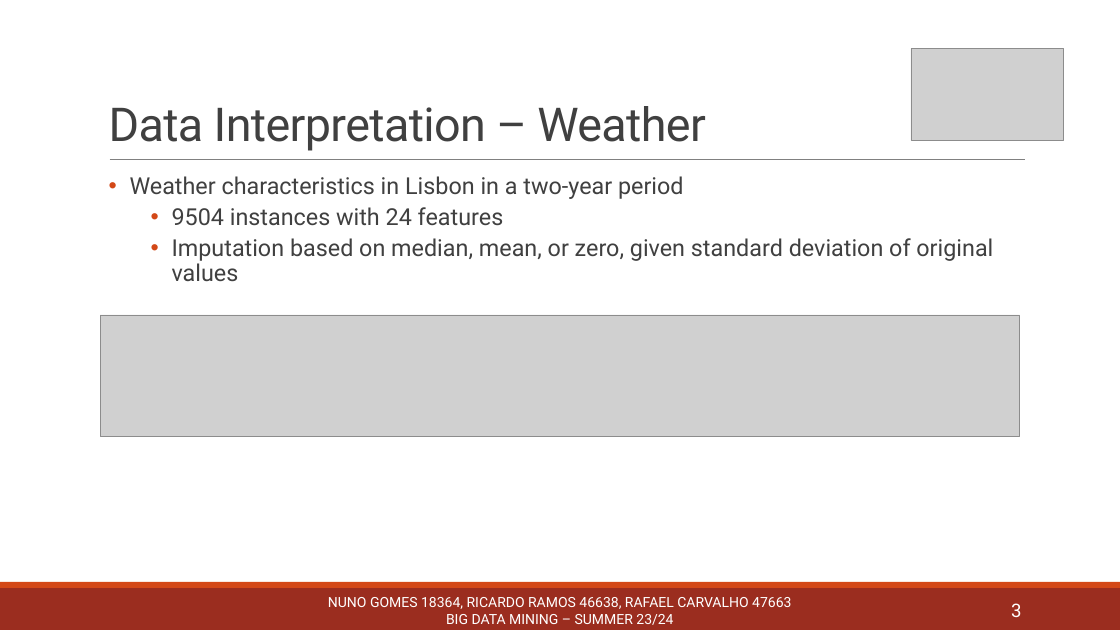
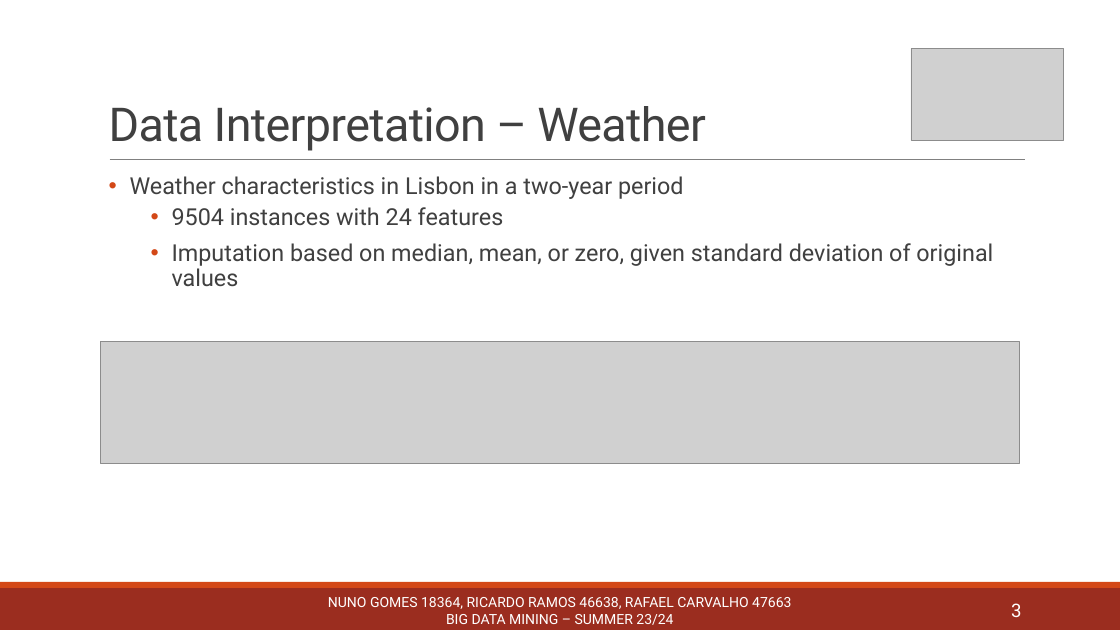
Before and after one commit to rcarvalho16/MDLE-23-24, a slide deck: slide 3 of Trabalho_Pratico/Powerpoint Apresentacao Final.pptx. Drawn at 1120x630 pixels with LibreOffice and Linux fonts; fonts in the diff are those of the drawing; grey boxes stand for pictures. Boxes give left, top, right and bottom in pixels: in the first picture for what was removed or moved away, otherwise in the second. Text is boxed around its words. In the diff, an @@ line names an element or a change of style, - is before the commit and + after.

```diff
--- a/Trabalho_Pratico/Powerpoint Apresentacao Final.pptx
+++ b/Trabalho_Pratico/Powerpoint Apresentacao Final.pptx
@@ text at (172, 238, 993, 281): paragraph removed @@
-  • Imputation based on median, mean, or zero, given standard deviation of original values
@@ text added at (172, 243, 993, 286), 20 pt, text #404040 @@
+  • Imputation based on median, mean, or zero, given standard deviation of original values
@@ picture: place and size @@
-picture at (100, 315, 1020, 437)
+picture at (100, 342, 1020, 464)
```
Also in this commit, not shown: 2 other slides changed.
